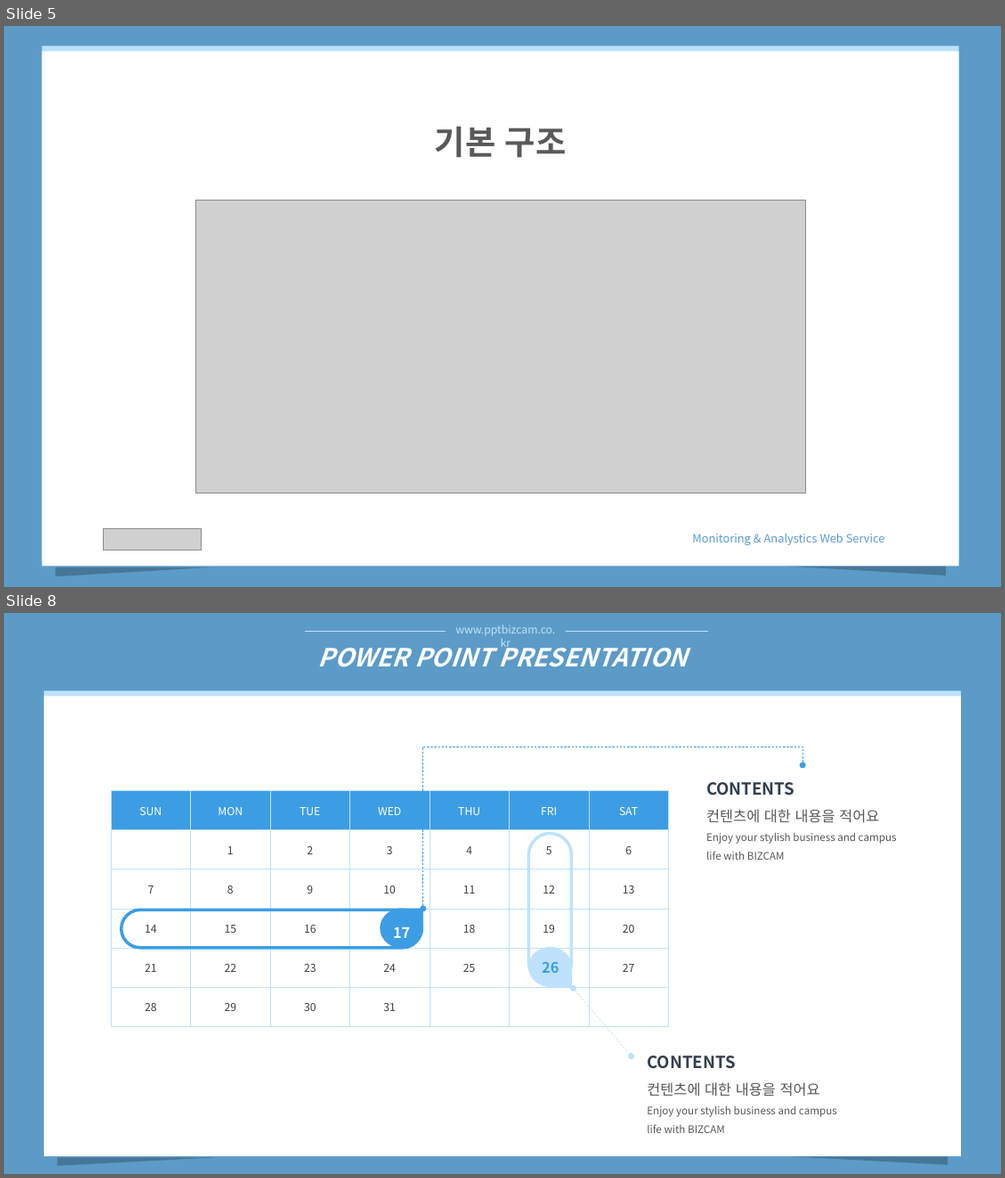
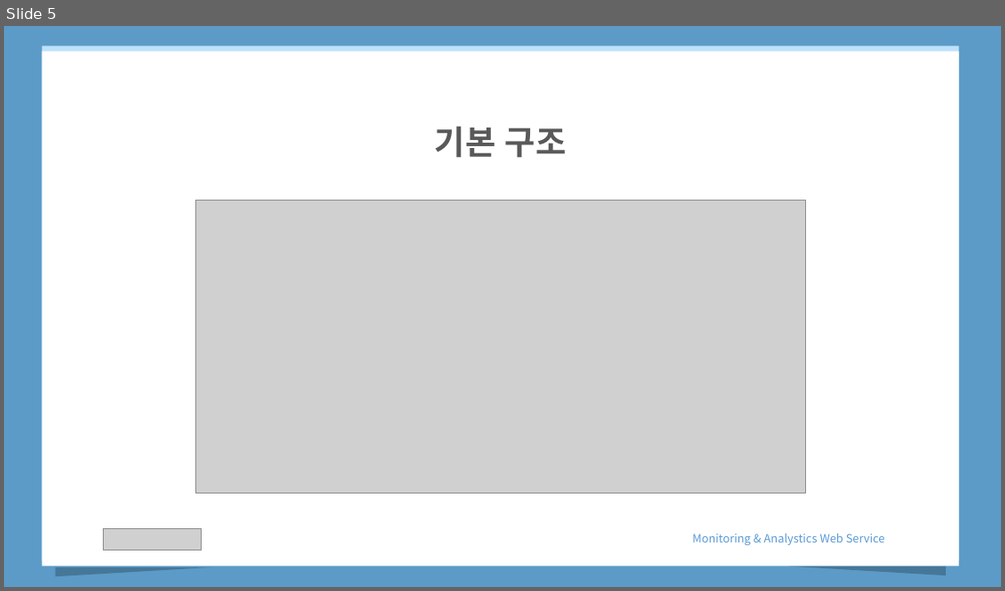
Before and after one commit to haomaru88/first_web, a slide deck: MonitoringWeb.pptx. Shown one above the other, each under a label of ours: slides 5 and 8 before the commit, slide 5 after it; the slides between them are not shown. The pictures are 1005x1178 and 1005x591 pixels, drawn with LibreOffice and Linux fonts; fonts in the diff are those of the drawing; grey boxes stand for pictures. Boxes give left, top, right and bottom in pixels: in the first picture for what was removed or moved away, otherwise in the second. Text is boxed around its words. In the diff, an @@ line names an element or a change of style, - is before the commit and + after.

```diff
--- a/MonitoringWeb.pptx
+++ b/MonitoringWeb.pptx
@@ slide 8 removed at <box>4,613,1001,1174</box>, background #5C9BC7 @@
@@ line removed from (306, 631) to (708, 631) @@
@@ text removed at <box>455,625,555,650</box> @@
-www.pptbizcam.co.kr
@@ text removed at <box>318,640,688,667</box> @@
-POWER POINT PRESENTATION
@@ rectangle removed at <box>44,696,961,1156</box> @@
@@ elbow double arrow removed from (423, 908) to (802, 765) @@
@@ table removed at <box>111,791,671,1027</box>, 6 rows, 7 columns @@
-SUN | MON | TUE | WED | THU | FRI | SAT
- | 1 | 2 | 3 | 4 | 5 | 6
-7 | 8 | 9 | 10 | 11 | 12 | 13
-14 | 15 | 16 | 17 | 18 | 19 | 20
-21 | 22 | 23 | 24 | 25 | 26 | 27
-28 | 29 | 30 | 31 |  |  | 
@@ text removed at <box>706,782,897,860</box> @@
-CONTENTS
-컨텐츠에 대한 내용을 적어요
-Enjoy your stylish business and campus life with BIZCAM
@@ rounded rectangle removed at <box>529,834,572,984</box> @@
@@ rounded rectangle removed at <box>121,910,422,948</box> @@
@@ teardrop removed at <box>380,908,423,948</box> @@
-17
@@ teardrop removed at <box>529,948,572,986</box> @@
@@ text removed at <box>542,962,555,973</box> @@
-26
@@ double arrow removed from (631, 1055) to (573, 989) @@
@@ text removed at <box>647,1055,837,1133</box> @@
-CONTENTS
-컨텐츠에 대한 내용을 적어요
-Enjoy your stylish business and campus life with BIZCAM
@@ right triangle removed at <box>57,1158,214,1166</box> @@
@@ right triangle removed at <box>791,1157,947,1165</box> @@
```
Also in this commit, not shown: 1 slide changed, 1 slide added, 5 other slides removed, 1 other file.
